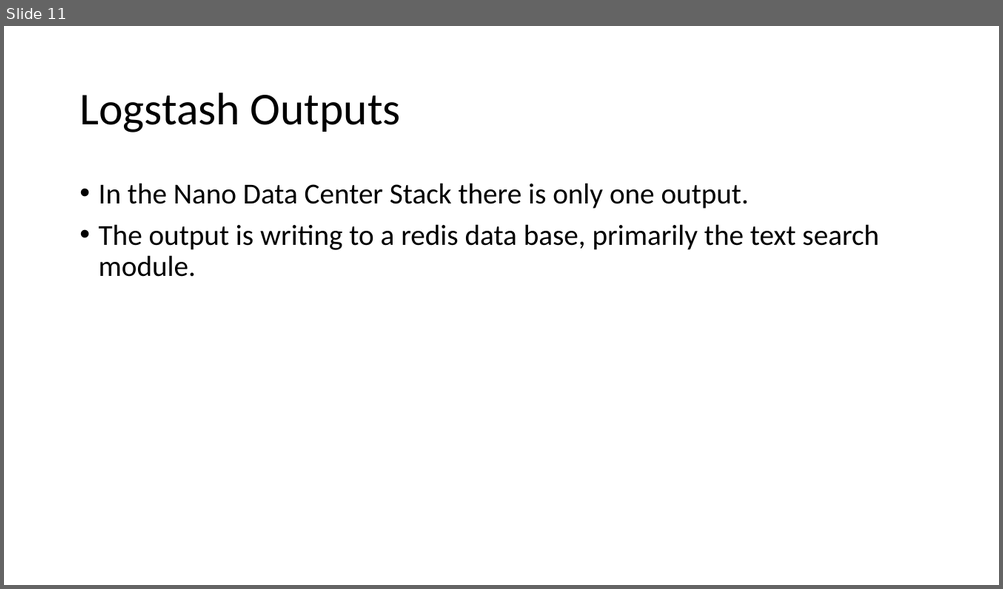
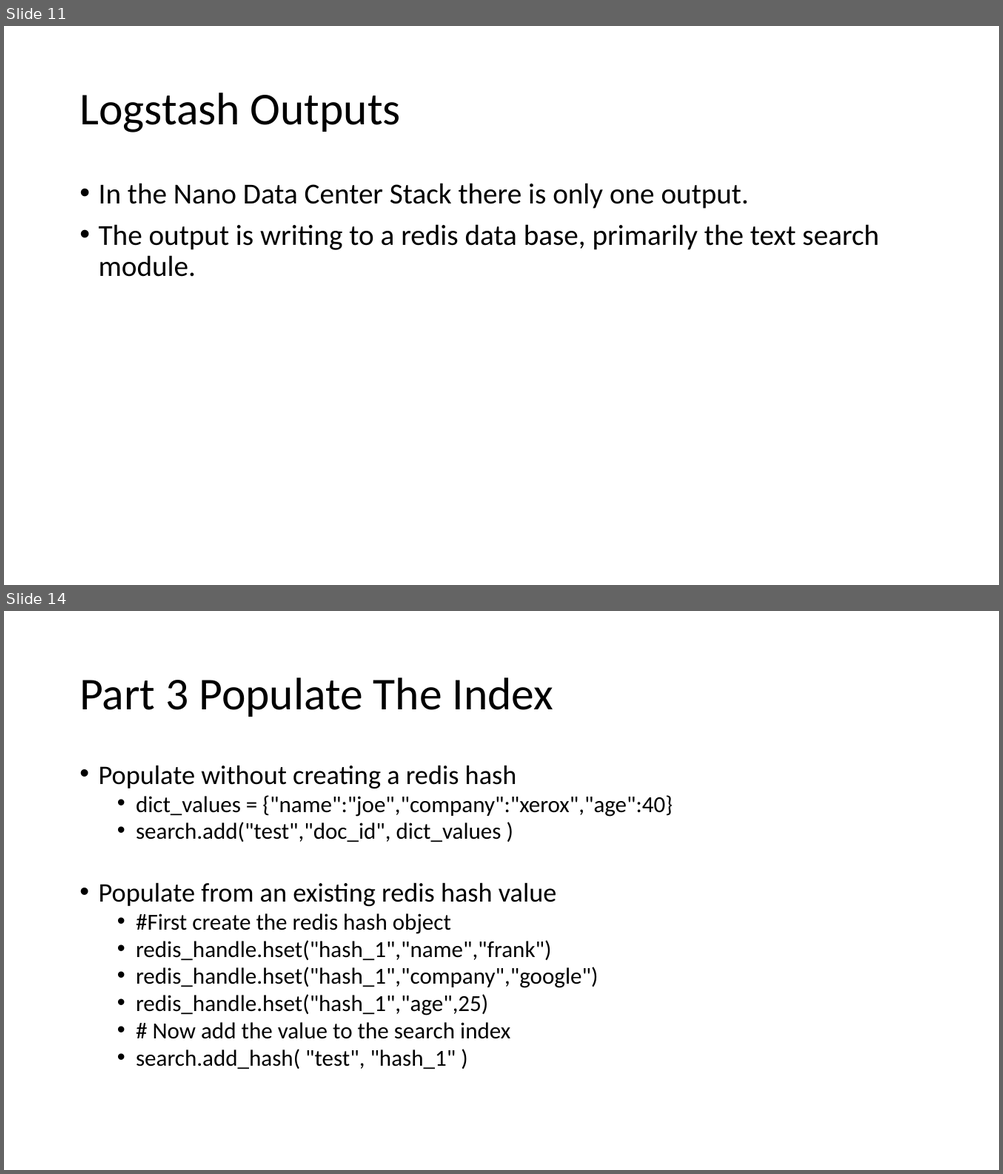
Before and after one commit to NanoDataCenter/nano_data_center, a slide deck: presentations/session_3/Redis as Elastic Search.pptx. Shown one above the other, each under a label of ours: slide 11 before the commit, slides 11 and 14 after it; the slides between them are not shown. The pictures are 1003x589 and 1003x1174 pixels, drawn with LibreOffice and Linux fonts; fonts in the diff are those of the drawing. Boxes give left, top, right and bottom in pixels: in the first picture for what was removed or moved away, otherwise in the second. Text is boxed around its words. In the diff, an @@ line names an element or a change of style, - is before the commit and + after.

```diff
--- a/presentations/session_3/Redis as Elastic Search.pptx
+++ b/presentations/session_3/Redis as Elastic Search.pptx
@@ slide 14 added at (4,611,999,1170), background #FFFFFF @@
@@ title added at (79,678,554,717), 44 pt, text #000000 @@
+Part 3 Populate The Index
@@ text added at (99,765,672,1070), 22.2 pt, text #000000 @@
+• Populate without creating a redis hash
+  • dict_values = {"name":"joe","company":"xerox","age":40}
+  • search.add("test","doc_id", dict_values )
+• Populate from an existing redis hash value
+  • #First create the redis hash object
+  • redis_handle.hset("hash_1","name","frank")
+  • redis_handle.hset("hash_1","company","google")
+  • redis_handle.hset("hash_1","age",25)
+  • # Now add the value to the search index
+  • search.add_hash( "test", "hash_1" )
```
Also in this commit, not shown: 2 slides changed, 4 other slides added, 2 other files.
